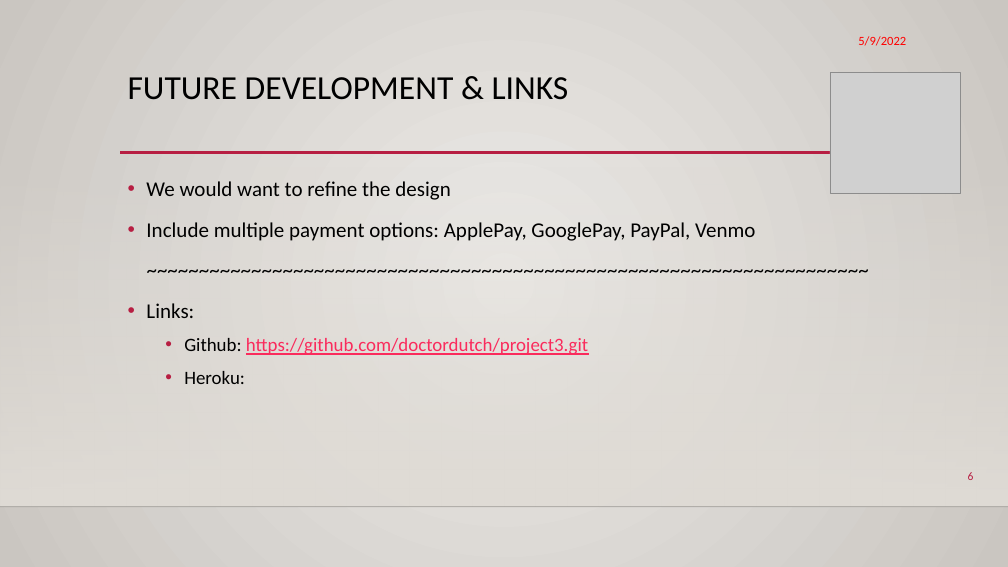
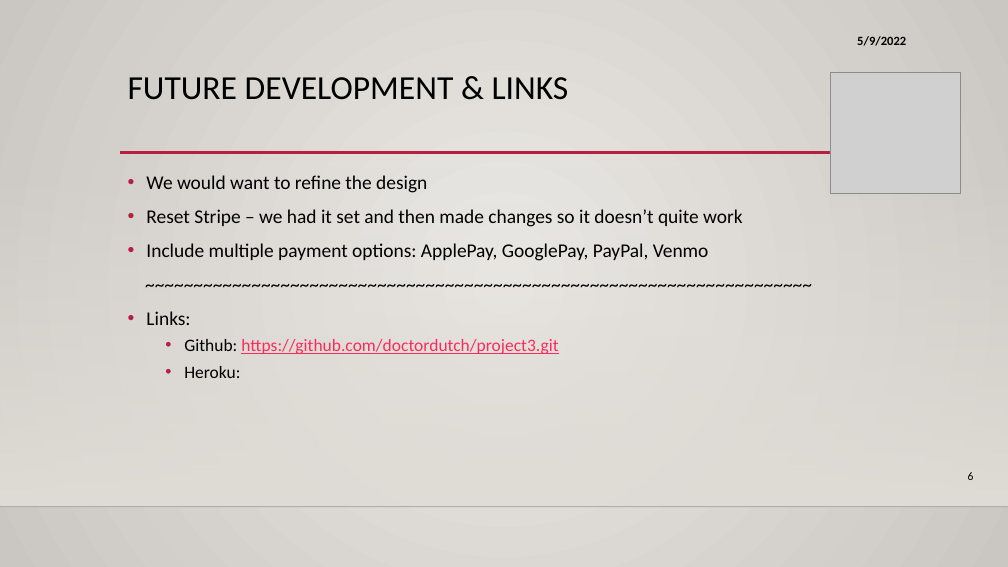
Before and after one commit to doctordutch/baddog, a slide deck: slide 6 of BDW presentation.pptx. Drawn at 1008x567 pixels with LibreOffice and Linux fonts; fonts in the diff are those of the drawing; grey boxes stand for pictures; background and template pictures are left out. Boxes give left, top, right and bottom in pixels: in the first picture for what was removed or moved away, otherwise in the second. Text is boxed around its words. In the diff, an @@ line names an element or a change of style, - is before the commit and + after.

```diff
--- a/BDW presentation.pptx
+++ b/BDW presentation.pptx
@@ text "5/9/2022" at [857, 36, 906, 46]: text colour #FF0000 to #000000, bold on @@
@@ text at [146, 175, 709, 378]: size 20 to 18.5 pt in "We would want to refine the design", "Include multiple payment options: ApplePay, GooglePay, PayPa ...", "~~~~~~~~~~~~~~~~~~~~~~~~~~~~~~~~~~~~~~~~~~~~~~~~~~~~~~~~~~~~ ...", "Links:"; size 18 to 16.6 pt in "Github: https://github.com/doctordutch/project3.git", "Heroku:"; line spacing 1.2 to 1 @@
@@ text at [146, 209, 743, 227]: paragraph added @@
+• Reset Stripe – we had it set and then made changes so it doesn’t quite work
@@ page number at [968, 472, 974, 480]: text colour #B71E42 to #000000 @@
```
Also in this commit, not shown: 5 other slides changed, 16 other files.
